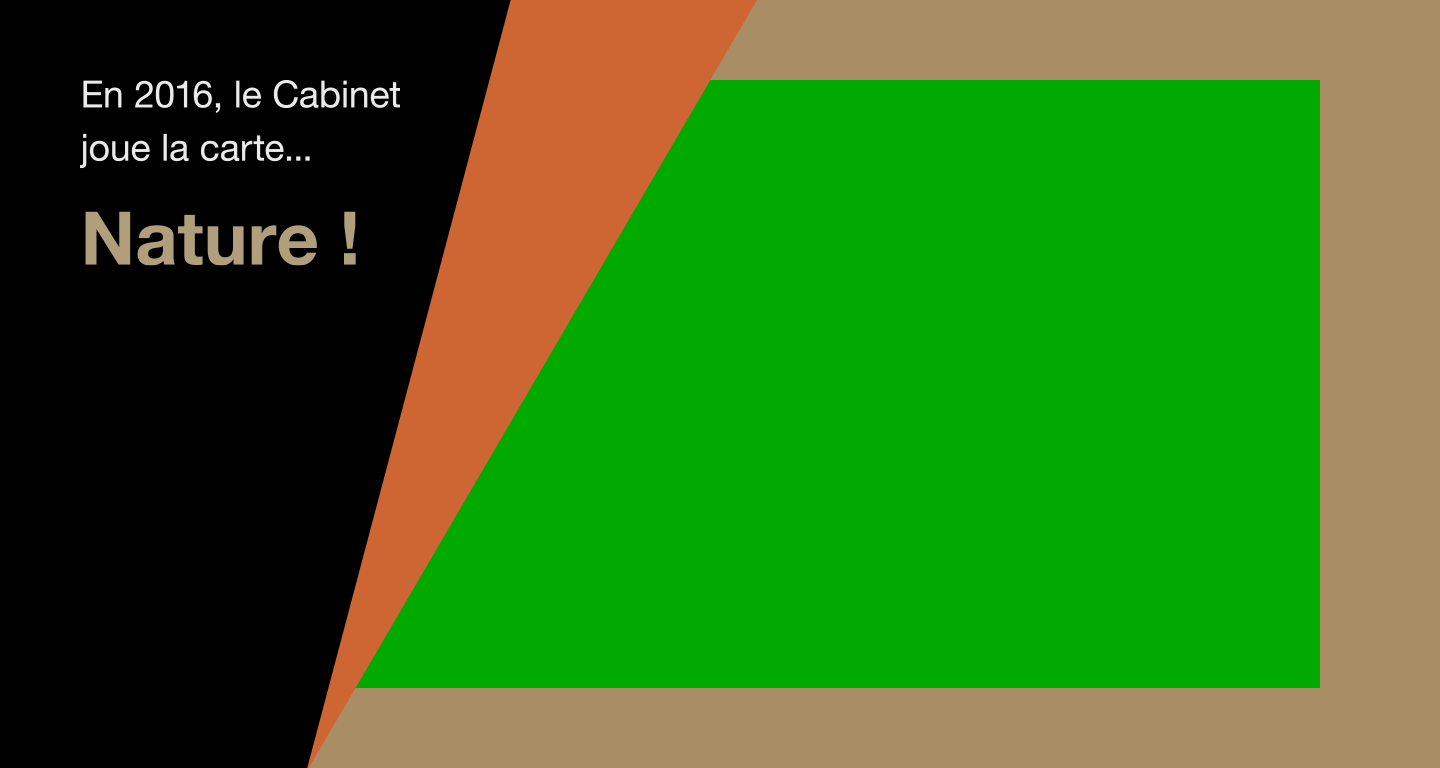
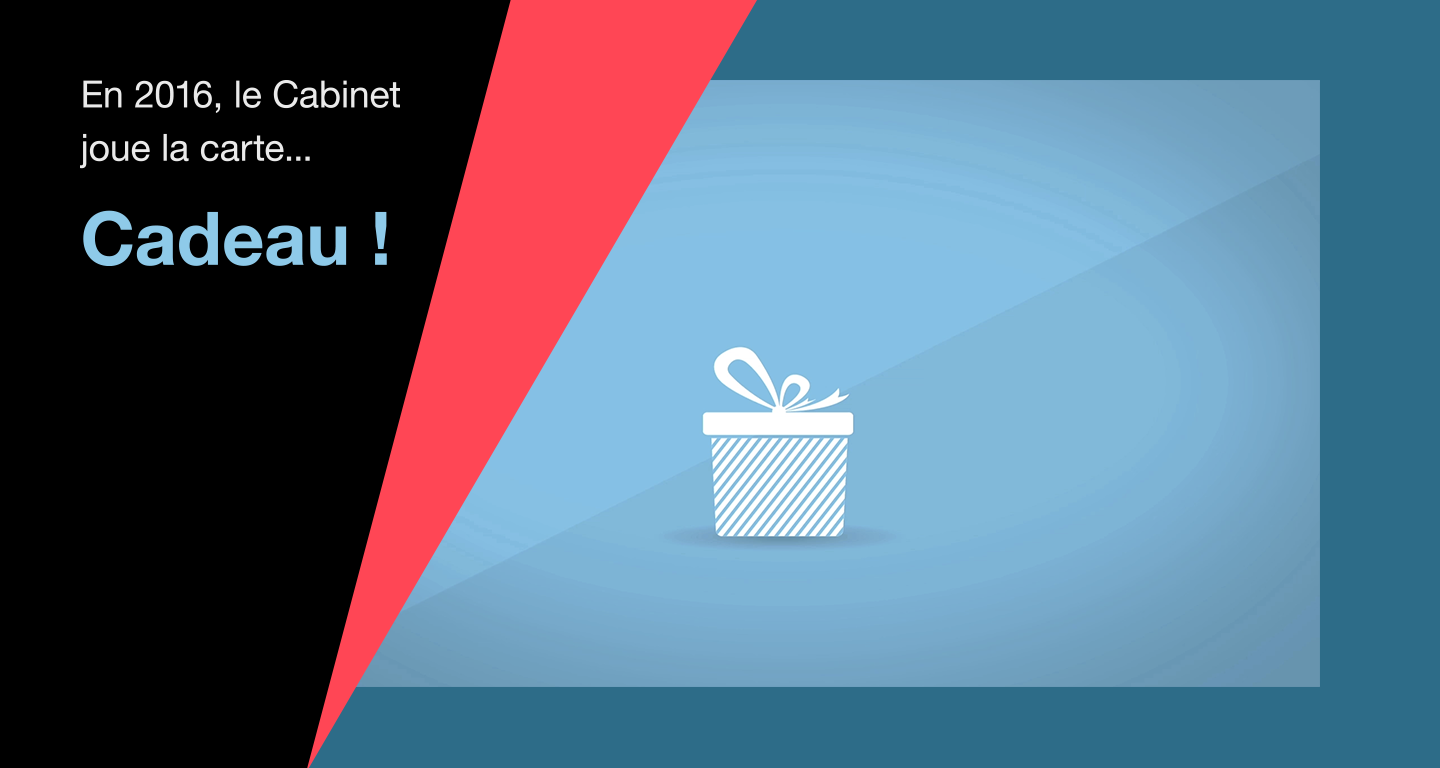
Revision of a layered w=1440, h=768 image; what changed, layer by layer:
hid group "nature" (4 layers) over [80, 0, 1440, 768]
showed group "cadeau" (5 layers) over [80, 0, 1440, 768]
added layer "cadeau_animation" in group "cadeau" over [240, 80, 1320, 687]
